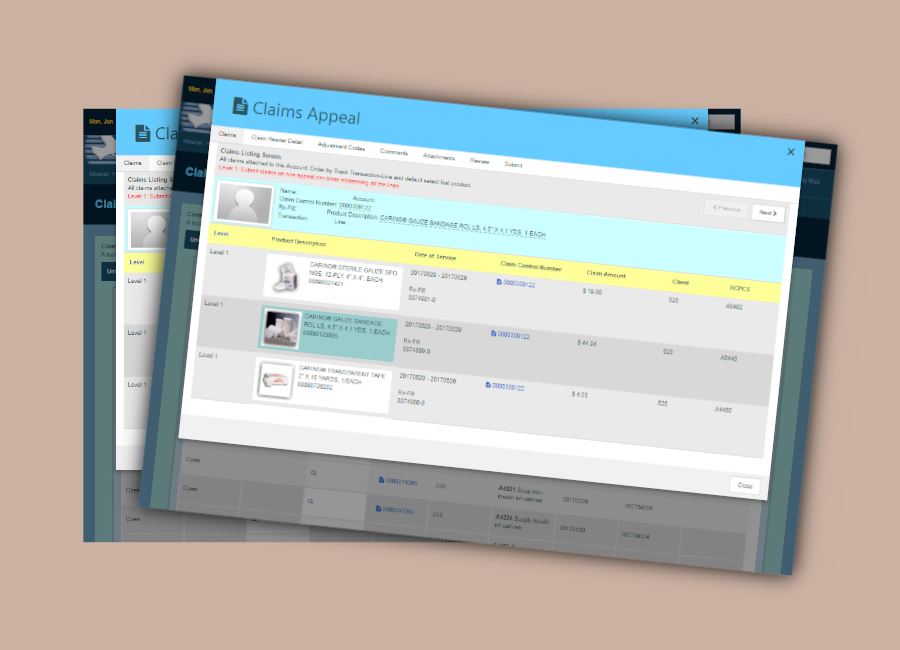
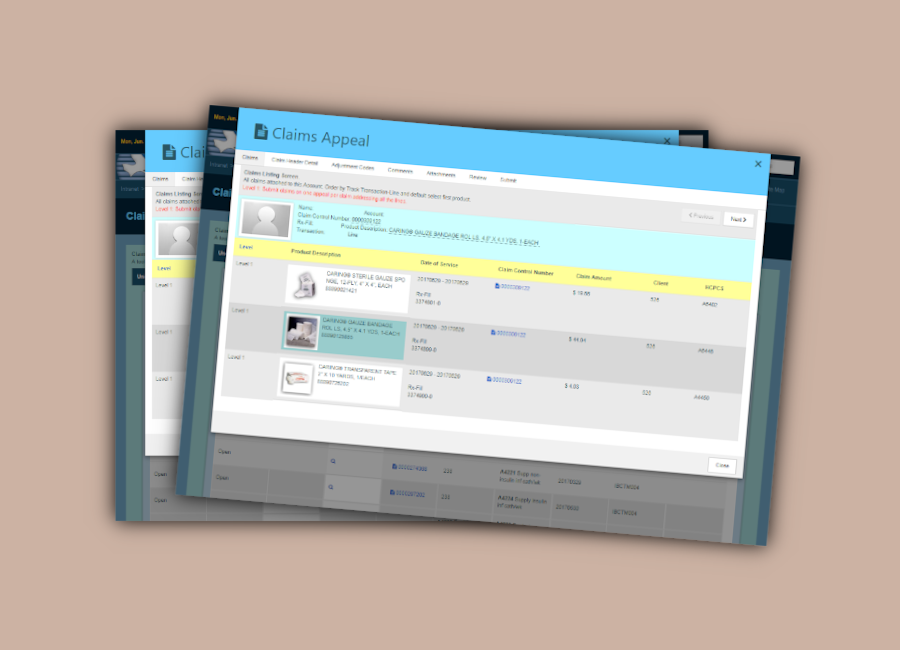
Comparing the layer stacks of the two 900x650 images. Changes:
painted on "Pasted Layer copy" over [105, 53, 860, 598]
painted on "Pasted Layer" over [83, 97, 741, 554]
